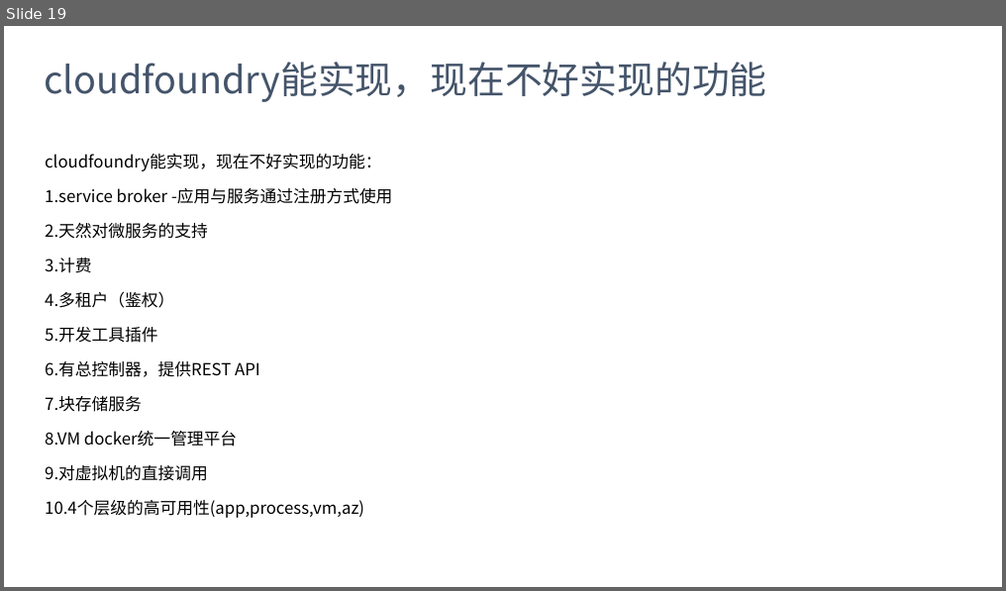
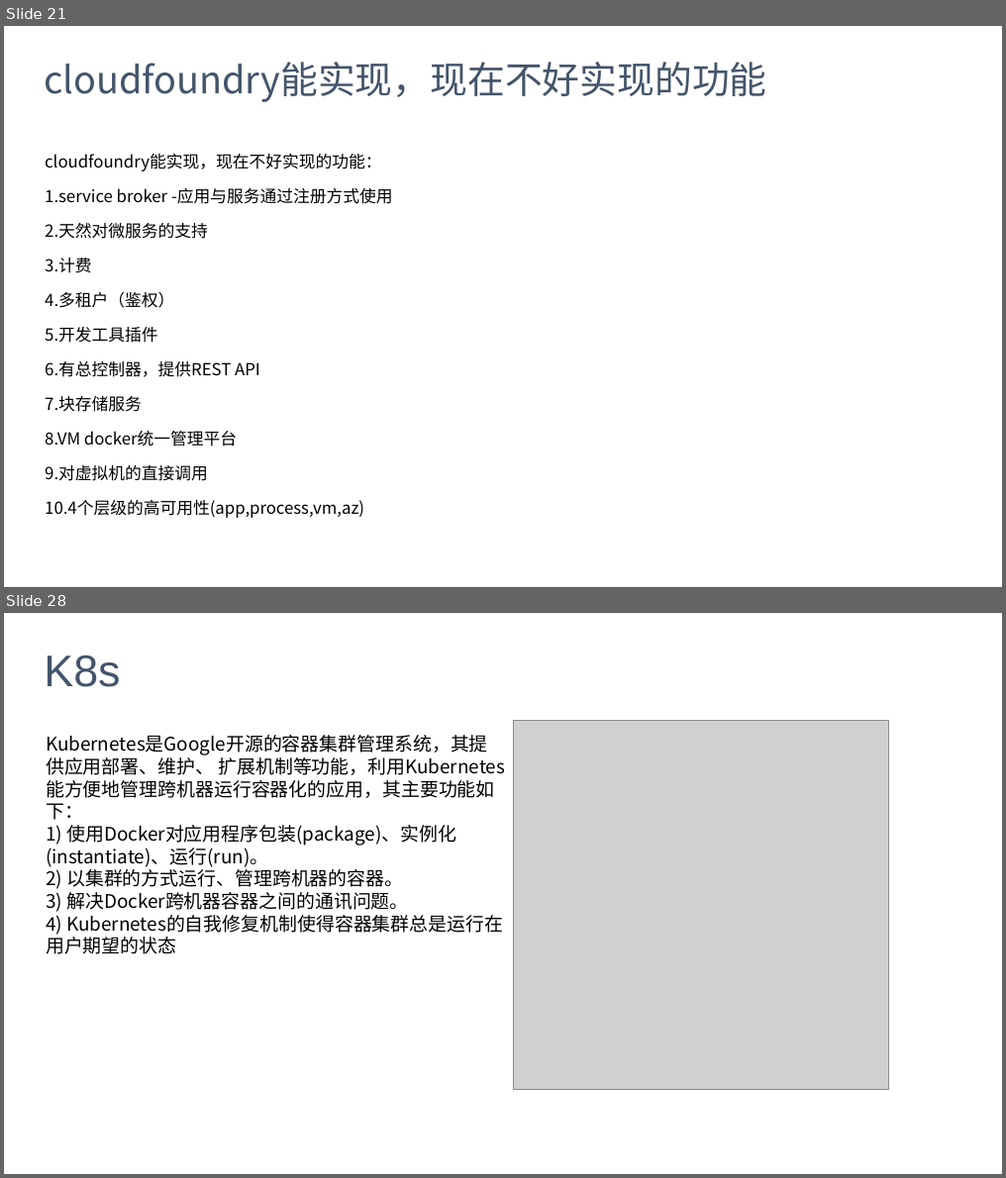
Before and after one commit to barrett-li/document, a slide deck: docker/docker_Paas方案V101.pptx. Shown one above the other, each under a label of ours: slide 19 before the commit, slides 21 and 28 after it; the slides between them are not shown. The pictures are 1006x591 and 1006x1178 pixels, drawn with LibreOffice and Linux fonts; fonts in the diff are those of the drawing; grey boxes stand for pictures. Boxes give left, top, right and bottom in pixels: in the first picture for what was removed or moved away, otherwise in the second. Text is boxed around its words. In the diff, an @@ line names an element or a change of style, - is before the commit and + after.

```diff
--- a/docker/docker_Paas方案V101.pptx
+++ b/docker/docker_Paas方案V101.pptx
@@ slide 28 added at <box>4,613,1002,1174</box>, background #FFFFFF @@
@@ title added at <box>44,655,120,687</box>, 42.7 pt, text #44546A @@
+K8s
@@ picture added at <box>514,720,889,1089</box> @@
@@ text added at <box>46,735,505,935</box>, 18 pt, text #000000 @@
+Kubernetes是Google开源的容器集群管理系统，其提供应用部署、维护、 扩展机制等功能，利用Kubernetes能方便地管理跨机器运行容器化的应用，其主要功能如下：
+1) 使用Docker对应用程序包装(package)、实例化(instantiate)、运行(run)。
+2) 以集群的方式运行、管理跨机器的容器。
+3) 解决Docker跨机器容器之间的通讯问题。
+4) Kubernetes的自我修复机制使得容器集群总是运行在用户期望的状态
@@ what was slide 19 is now slide 21 @@
```
Also in this commit, not shown: 3 slides changed, 12 other slides added, 3 other files.
